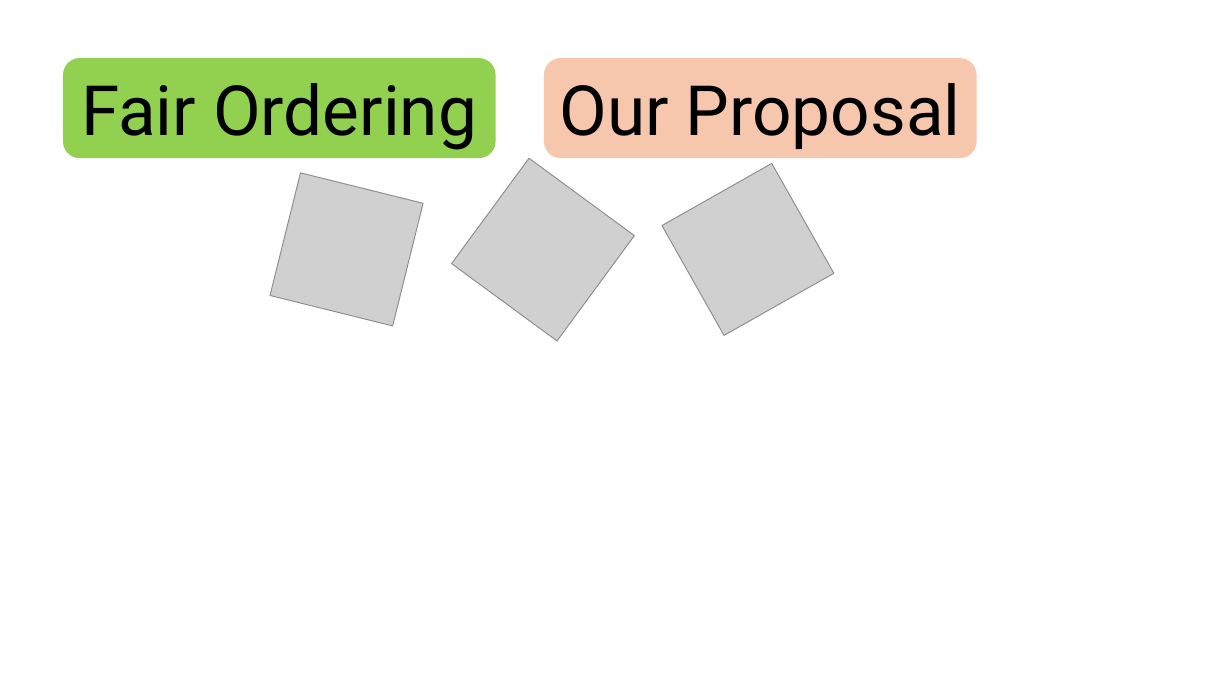
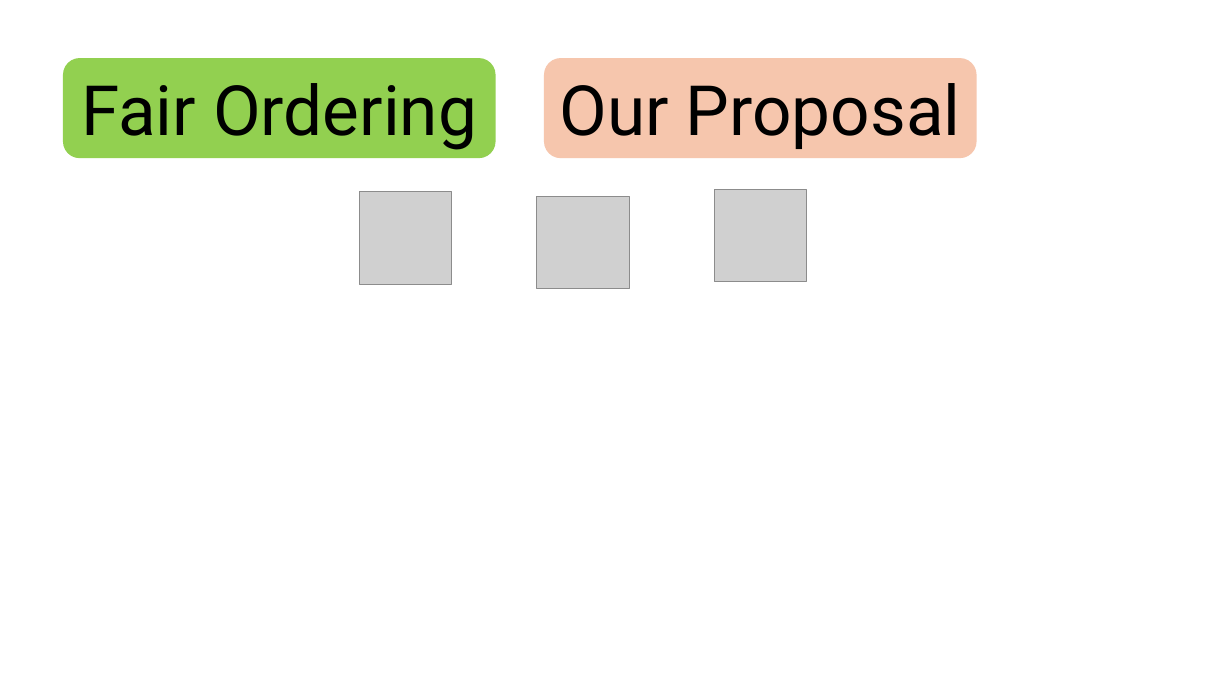
Before and after one commit to HaseebLUMS/Onyx-Presentation, a slide deck: slide 12 of tommy_hotnets_v2.pptx. Drawn at 1232x693 pixels with LibreOffice and Linux fonts; fonts in the diff are those of the drawing; grey boxes stand for pictures. Boxes give left, top, right and bottom in pixels: in the first picture for what was removed or moved away, otherwise in the second. Text is boxed around its words. In the diff, an @@ line names an element or a change of style, - is before the commit and + after.

```diff
--- a/tommy_hotnets_v2.pptx
+++ b/tommy_hotnets_v2.pptx
@@ picture at bbox=[360, 192, 452, 285]: rotation 283 to 0 degrees @@
@@ picture at bbox=[537, 197, 629, 289]: rotation 36 to 0 degrees @@
@@ picture at bbox=[714, 189, 807, 282]: rotation 150 to 0 degrees @@
```
Also in this commit, not shown: 10 other slides changed, 1 slide added.
